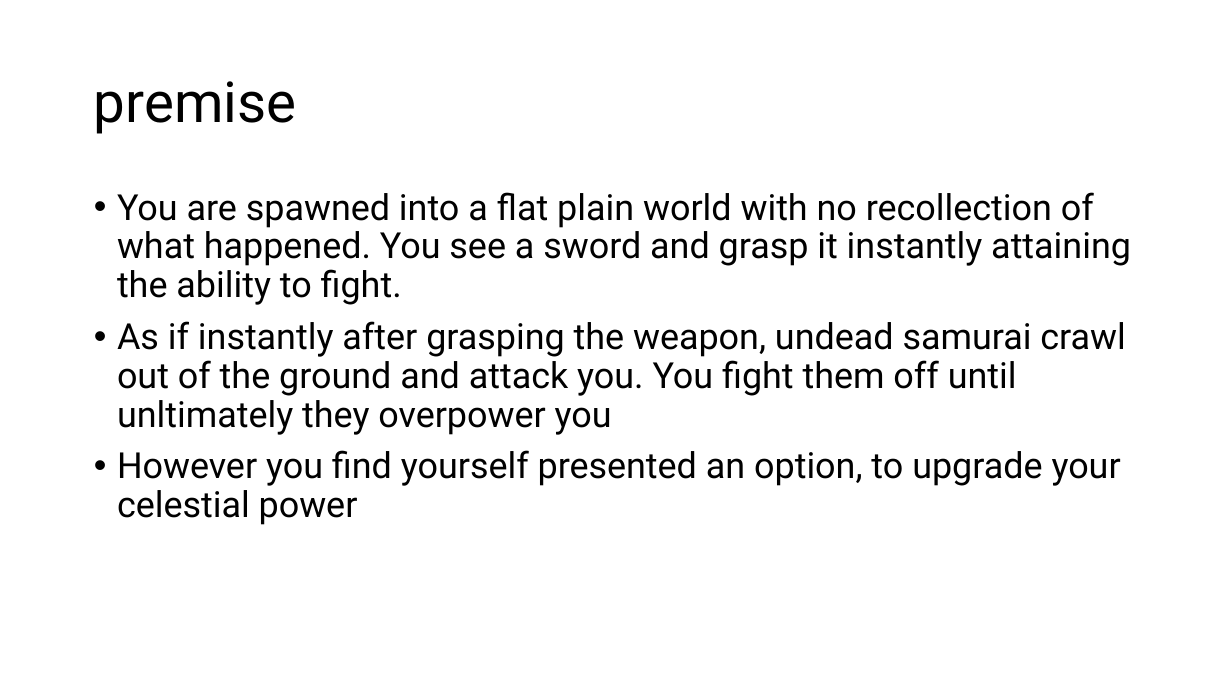
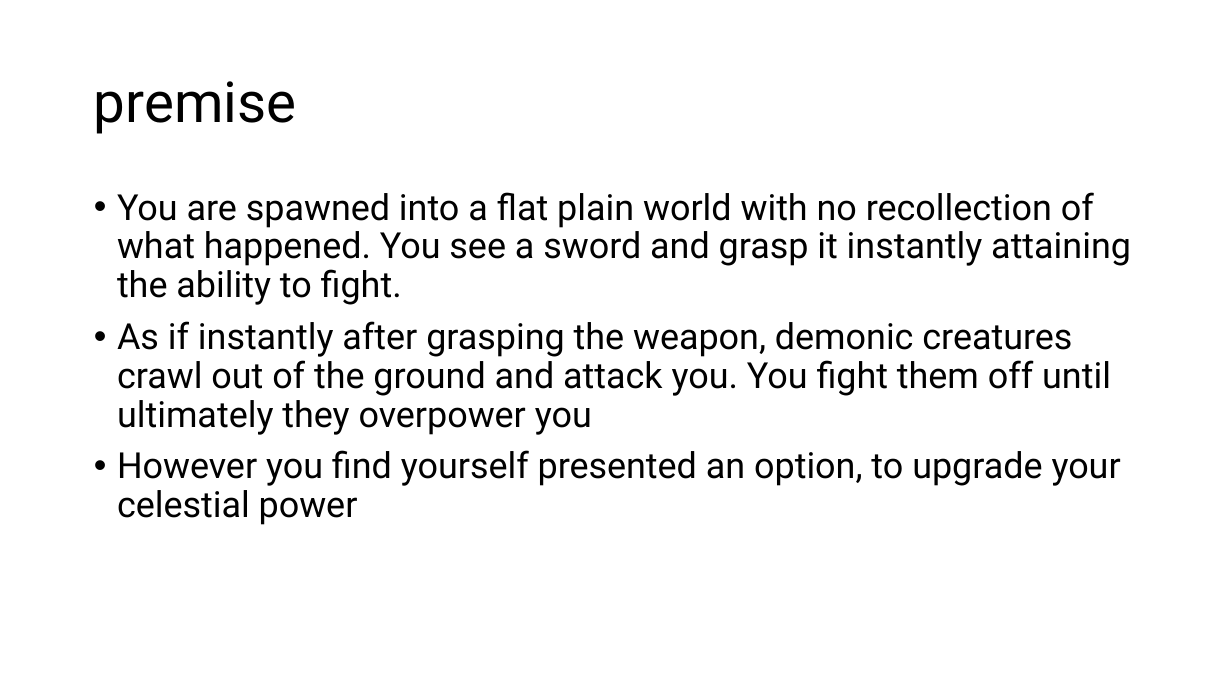
Before and after one commit to PeterLowe/concept25-Cillian-Doyle, a slide deck: slide 2 of cillians docs/concept document.pptx. Drawn at 1232x693 pixels with LibreOffice and Linux fonts; fonts in the diff are those of the drawing. Boxes give left, top, right and bottom in pixels: in the first picture for what was removed or moved away, otherwise in the second. Text is boxed around its words. In the diff, an @@ line names an element or a change of style, - is before the commit and + after.

```diff
--- a/cillians docs/concept document.pptx
+++ b/cillians docs/concept document.pptx
@@ text at <box>117,321,1111,435</box>: text changed @@
-• As if instantly after grasping the weapon, undead samurai crawl out of the ground and attack you. You fight them off until unltimately they overpower you
+• As if instantly after grasping the weapon, demonic creatures crawl out of the ground and attack you. You fight them off until ultimately they overpower you
```
Also in this commit, not shown: 1 other slide changed, 7 slides added, 1 other file.
